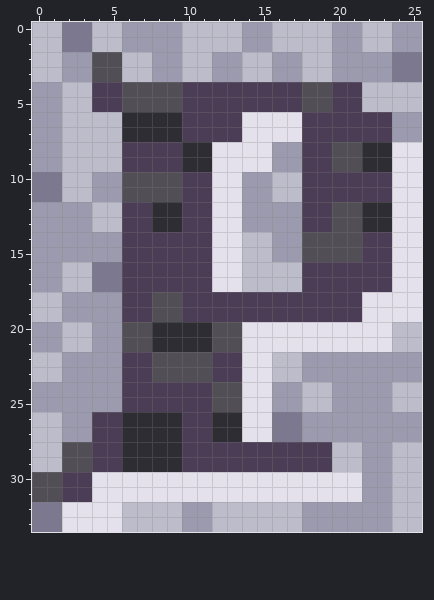
Edited in one commit: pixel-art sprite (qfg4-capital-P.png). The picture above is the old version.
The file is 26x34 pixels. Colours within 5 levels of each other are drawn and written as one.
New version:
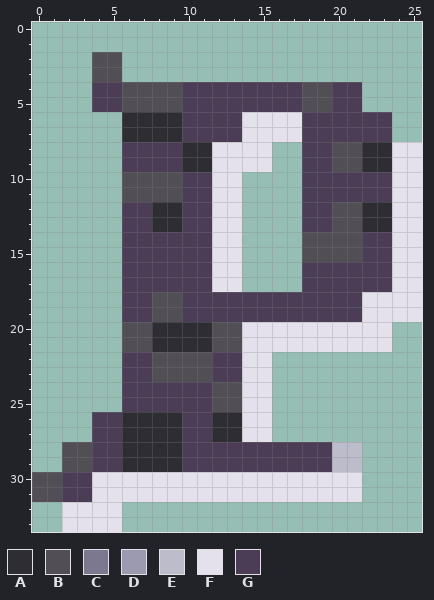
Palette (. is transparent): A #2f2d34  B #514f55  C #7b788f  D #9c9aae  E #bdbccb  F #e4e1ec  G #4b3d55
The commit says: Improve remaining QfG4 letter images Improve the images for the remaining initial capital letters from QfG4.
From old to new:
y 0..1: x 0..25 EECCEEDDDDEEEEDDEEEEDDEEDD -> ..........................
y 2..3: x 0..3 EEDD -> ....; x 6..25 EEDDEEDDEEDDEEDDDDCC -> ....................
y 4..5: x 0..3 DDEE -> ....; x 22..25 EEEE -> ....
y 6..7: x 0..5 DDEEEE -> ......; x 24..25 DD -> ..
y 8..9: x 0..5 DDEEEE -> ......; x 16..17 DD -> ..
y 10..11: x 0..5 CCEEDD -> ......; x 14..17 DDEE -> ....
y 12..13: x 0..5 DDDDEE -> ......; x 14..17 DDDD -> ....
y 14..15: x 0..5 DDDDDD -> ......; x 14..17 EEDD -> ....
y 16..17: x 0..5 DDEECC -> ......; x 14..17 EEEE -> ....
y 18..19: x 0..5 EEDDDD -> ......
y 20..21: x 0..5 DDEEDD -> ......; x 24..25 EE -> ..
y 22..23: x 0..5 EEDDDD -> ......; x 16..25 EEDDDDDDDD -> ..........
y 24..25: x 0..5 DDDDDD -> ......; x 16..25 DDEEDDDDEE -> ..........
y 26..27: x 0..3 EEDD -> ....; x 16..25 CCDDDDDDDD -> ..........
y 28..29: x 0..1 EE -> ..; x 22..25 DDEE -> ....
y 30..31: x 22..25 DDEE -> ....
y 32..33: x 0..1 CC -> ..; x 6..25 EEEEDDEEEEEEDDDDDDEE -> ....................
Where, in picture pixels (left, top, right, bottom), the same in both pictures:
erased: (32, 22, 422, 532)
